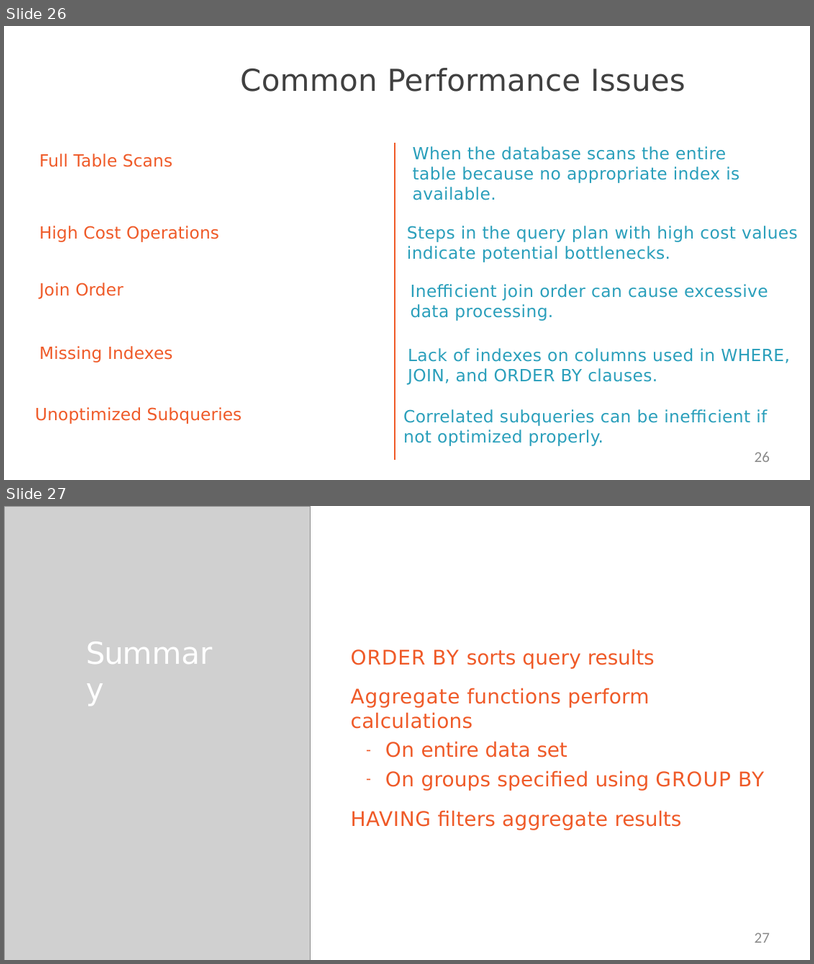
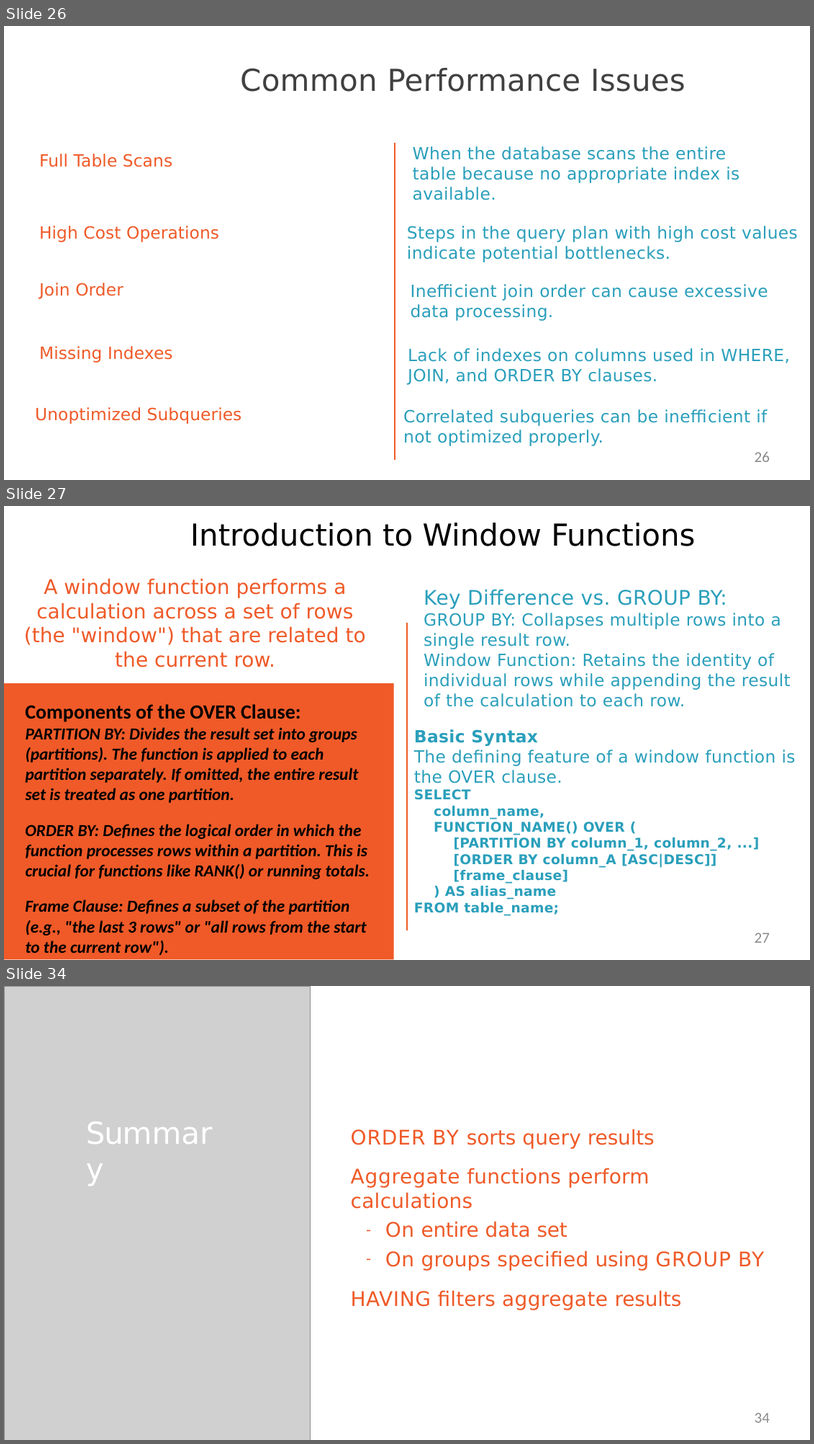
Before and after one commit to StevenJoseph19/GS-Training, a slide deck: Training Materials/8. PostgreSQL/1. Querying Data from PostgreSQL/Slides/6. Presenting and Aggregating Your Result/presenting-and-aggregating-your-results-slides.pptx. Shown one above the other, each under a label of ours: slides 26 and 27 before the commit, slides 26, 27 and 34 after it; the slides between them are not shown. The pictures are 814x964 and 814x1444 pixels, drawn with LibreOffice and Linux fonts; fonts in the diff are those of the drawing; grey boxes stand for pictures. Boxes give left, top, right and bottom in pixels: in the first picture for what was removed or moved away, otherwise in the second. Text is boxed around its words. In the diff, an @@ line names an element or a change of style, - is before the commit and + after.

```diff
--- a/Training Materials/8. PostgreSQL/1. Querying Data from PostgreSQL/Slides/6. Presenting and Aggregating Your Result/presenting-and-aggregating-your-results-slides.pptx
+++ b/Training Materials/8. PostgreSQL/1. Querying Data from PostgreSQL/Slides/6. Presenting and Aggregating Your Result/presenting-and-aggregating-your-results-slides.pptx
@@ slide 27 added at [4,506,810,960], background #FFFFFF @@
@@ title added at [190,523,695,546], 36 pt, text #000000 @@
+Introduction to Window Functions
@@ text added at [24,578,366,667], 24 pt, text #EF5A28 @@
+A window function performs a calculation across a set of rows (the "window") that are related to the current row.
@@ text added at [424,589,791,707], 20 pt, text #2A9FBB @@
+Key Difference vs. GROUP BY:
+GROUP BY: Collapses multiple rows into a single result row.
+Window Function: Retains the identity of individual rows while appending the result of the calculation to each row.
@@ freeform shape added at [407,623,407,930], outline #EF5A28 1.98 pt @@
@@ rectangle added at [4,683,394,959], fill #EF5A28, 20 pt, text #000000, bold, italic @@
+Components of the OVER Clause: PARTITION BY: Divides the result set into groups (partitions). The function is applied to each partition separately. If omitted, the entire result set is treated as one partition.
+ORDER BY: Defines the logical order in which the function processes rows within a partition. This is crucial for functions like RANK() or running totals.
+Frame Clause: Defines a subset of the partition (e.g., "the last 3 rows" or "all rows from the start to the current row").
@@ text added at [414,729,796,916], 16 pt, text #2A9FBB, bold @@
+Basic Syntax
+The defining feature of a window function is the OVER clause.
+SELECT
+column_name,
+FUNCTION_NAME() OVER (
+[PARTITION BY column_1, column_2, ...]
+[ORDER BY column_A [ASC|DESC]]
+[frame_clause]
+) AS alias_name
+FROM table_name;
@@ page number added at [755,932,770,942], 18 pt, text #8C8C8C @@
+27
@@ what was slide 27 is now slide 34 @@
@@ page number at [755,1412,770,1422]: text changed @@
-27
+34
```
Also in this commit, not shown: 6 other slides added.
